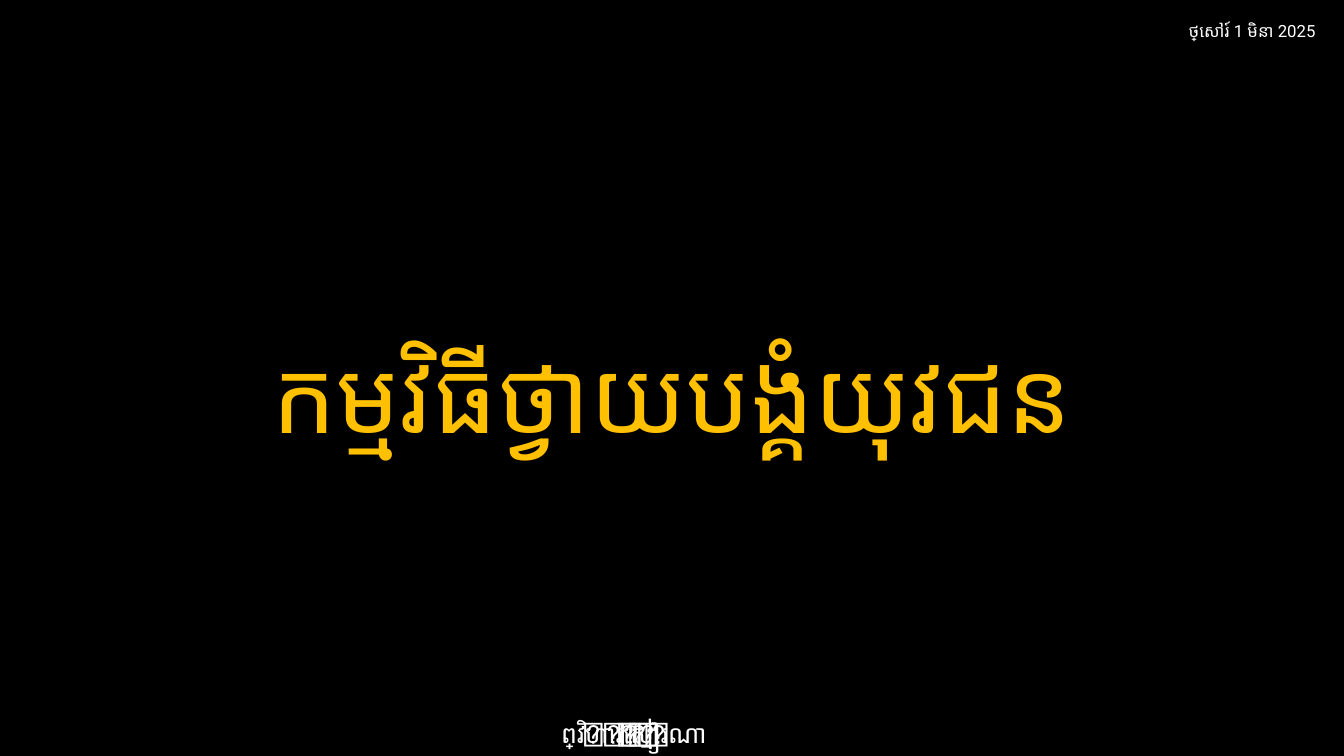
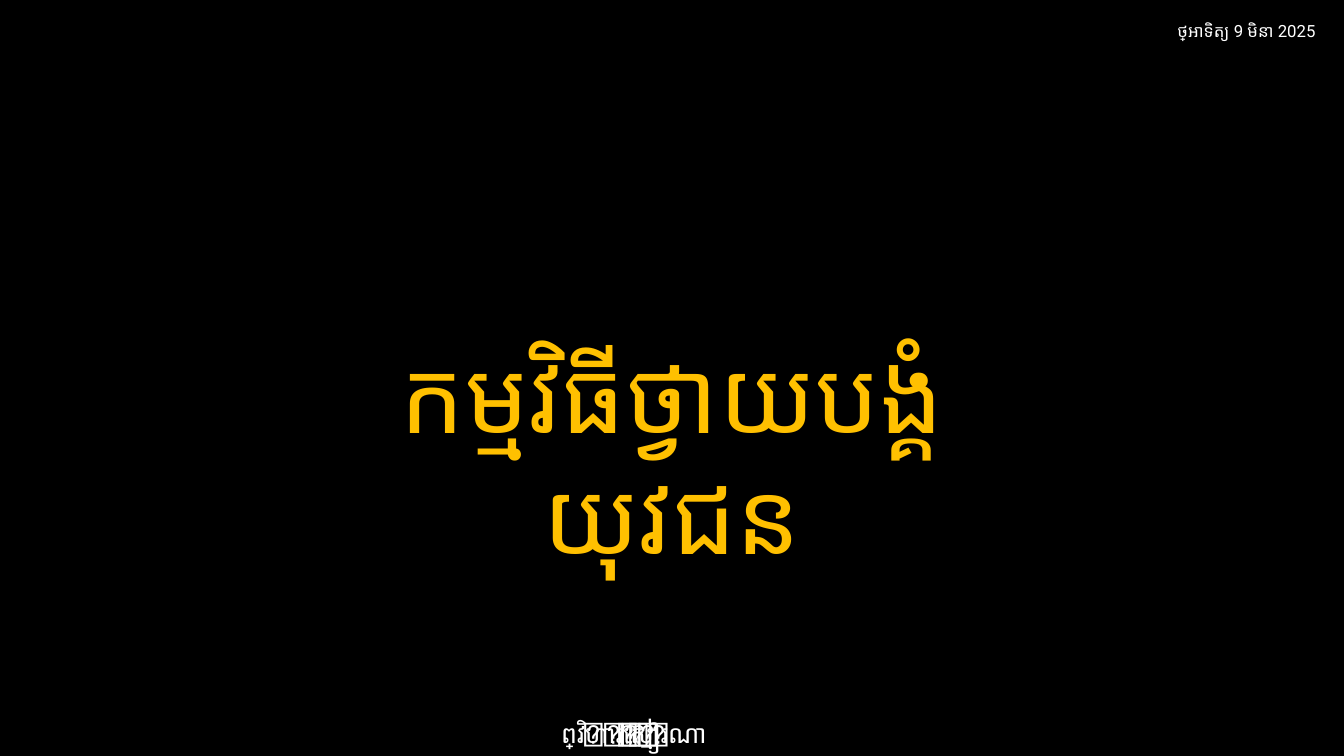
Before and after one commit to phearak2003/youth_worship, a slide deck: slide 1 of Youth Worship.pptx. Drawn at 1344x756 pixels with LibreOffice and Linux fonts; fonts in the diff are those of the drawing. Boxes give left, top, right and bottom in pixels: in the first picture for what was removed or moved away, otherwise in the second. Text is boxed around its words. In the diff, an @@ line names an element or a change of style, - is before the commit and + after.

```diff
--- a/Youth Worship.pptx
+++ b/Youth Worship.pptx
@@ text at box(1177, 22, 1316, 41): text changed @@
-ថ្ងៃសៅរ៍ 1 មិនា 2025
+ថ្ងៃអាទិត្យ 9 មិនា 2025
@@ text "កម្មវិធីថ្វាយបង្គំយុវជន": place and size @@
-text "កម្មវិធីថ្វាយបង្គំយុវជន" at box(272, 339, 1072, 459)
+text "កម្មវិធីថ្វាយបង្គំយុវជន" at box(401, 339, 938, 580)
@@ text "កម្មវិធីថ្វាយបង្គំយុវជន" at box(401, 339, 938, 580): font Lato to Calibri @@
```
Also in this commit, not shown: 30 other slides changed, 4 slides added, 6 slides removed.
